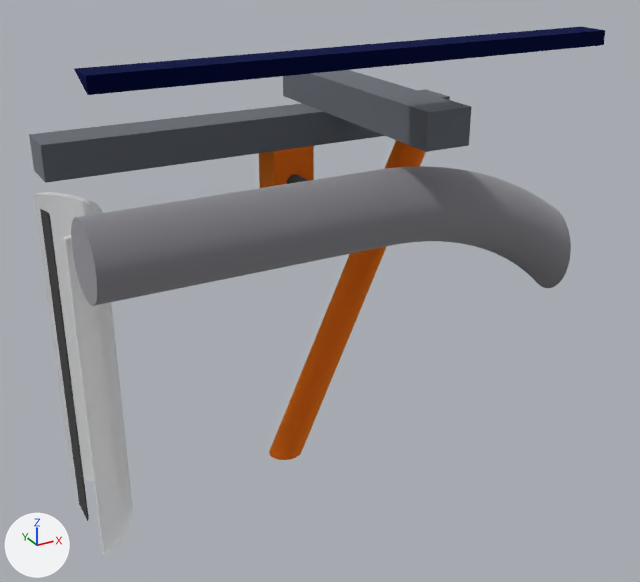
What one commit did to the glTF model cad/renders/track-supports-top.glb.
Before and after are seen from a camera (50 mm lens) standing at (-53.0, -358.0, 2001.0) and looking at (125.0, -34.0, 1839.0). Arrows for +X, +Y and +Z are at lower left; the lights stay in place. The older version comes first. Where no turn or scale is listed for an object, it has been applied to the vertices. Vertices at exactly the same position are counted once.

Objects in the first picture: 'growing_pipe', 'panel_rails_and_posts', 'solar_panel_30W', 'spine_tube', 'top_bar', 'top_hangers_from_crossbar', 'top_triangle_legs_16mm', 'track_loop' and 1 more.
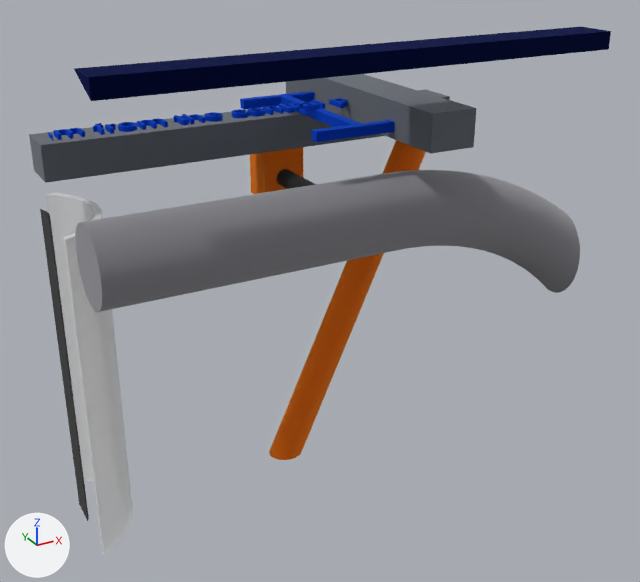
Location of each change, (x1, y1, x2, y2) in pixels of the pictures (640 x 582 px; the box of a moved part takes in the faces that stretch with it):
'track_loop', reshaped: before (71, 166, 571, 306); after (75, 170, 580, 312)
'panel_rails_and_posts', moved: before (283, 70, 471, 152); after (286, 74, 476, 154)
'track_offset_dimension', added (blue): after (48, 91, 395, 142)
'top_hangers_from_crossbar', moved: before (259, 146, 314, 188); after (250, 147, 304, 194)
part 2 of me_solar_panel_30w, moved or reshaped: before (84, 29, 605, 95); after (84, 29, 611, 101)

Diff of the bpy script that builds the scene:
```diff
--- a/cad/renders/track-supports-top.glb.py
+++ b/cad/renders/track-supports-top.glb.py
@@ mat_mat_9 @@
+mat_mat_9 = principled_material('mat_9')
+mat_mat_9.base_color = (0.01, 0.1, 0.692)  # blue #1959d9
+mat_mat_9.metallic = 1.0
+mat_mat_9.roughness = 1.0
@@ me_track_loop @@
 # used by ob_track_loop; location = (0.0, 0.0, 0.0)
-me_track_loop.from_pydata(...)  # 3660 vertices, 7316 faces; spans x 15.0..235.0, y -76.0..-44.0, z 1829.0..1900.0
+me_track_loop.from_pydata(...)  # 3660 vertices, 7316 faces; spans x 15.0..235.0, y -82.0..-50.0, z 1829.0..1900.0
+# me_track_loop part 1: 29 vertices moved within x 159.0..235.0, y -66.0..-60.0, z 1829.0..1898.0; 3498 vertices removed from x 15.0..235.0, y -76.0..-44.0, z 1829.0..1900.0; 3498 vertices added at x 15.0..235.0, y -82.0..-50.0, z 1829.0..1900.0
 me_track_loop.materials.append(mat_mat_2)
@@ me_solar_panel_30w @@
 # used by ob_solar_panel_30w; location = (0.0, 0.0, 0.0)
 # verts and faces of me_solar_panel_30w; kept vertices keep their numbers, new ones are numbered from 6
 # before: 0 (225.0, -90.0, 1948.0) at pixel (603, 45), 1 (225.0, -76.0, 1954.0) at pixel (581, 26), 2 (15.0, -76.0, 1954.0) at pixel (73, 68), 3 (15.0, -90.0, 1948.0) at pixel (87, 95), 4 (225.0, -90.0, 1954.0) at pixel (605, 30)
 # before: 5 (15.0, -90.0, 1954.0) at pixel (85, 75)
-me_solar_panel_30w.from_pydata(...)  # 6 vertices, 8 faces; spans x 15.0..225.0, y -90.0..-76.0, z 1948.0..1954.0
+me_solar_panel_30w.from_pydata(...)  # 6 vertices, 8 faces; spans x 15.0..225.0, y -93.0..-76.0, z 1947.0..1954.0
+# me_solar_panel_30w part 2
+delete_faces([(1, 2, 5), (1, 5, 4)])
+verts[0] = (225.0, -93.0, 1947.0)  # moved, pixel (608, 49)
+verts[3] = (15.0, -93.0, 1947.0)  # moved, pixel (90, 101)
+verts[4] = (225.0, -93.0, 1954.0)  # moved, pixel (611, 31)
+verts[5] = (15.0, -93.0, 1954.0)  # moved, pixel (88, 77)
+faces += [(2, 5, 4), (1, 2, 4)]
 me_solar_panel_30w.materials.append(mat_mat_5)
@@ me_panel_rails_and_posts @@
 # used by ob_panel_rails_and_posts; location = (0.0, 0.0, 0.0)
-me_panel_rails_and_posts.from_pydata(...)  # 8 vertices, 12 faces; spans x 140.0..160.0, y -90.0..30.0, z 1915.0..1930.0
+me_panel_rails_and_posts.from_pydata(...)  # 8 vertices, 12 faces; spans x 140.0..160.0, y -93.0..27.0, z 1915.0..1930.0
+# me_panel_rails_and_posts part 3: the whole mesh is moved by (0.0, -3.0, 0.0)
 me_panel_rails_and_posts.materials.append(mat_mat_4)
@@ me_top_hangers_from_crossbar @@
 # used by ob_top_hangers_from_crossbar; location = (0.0, 0.0, 0.0)
-me_top_hangers_from_crossbar.from_pydata(...)  # 8 vertices, 12 faces; spans x 115.0..135.0, y -10.0..6.0, z 1874.0..1900.0
+me_top_hangers_from_crossbar.from_pydata(...)  # 8 vertices, 12 faces; spans x 115.0..135.0, y 0.0..16.0, z 1874.0..1900.0
+# me_top_hangers_from_crossbar part 4: the whole mesh is moved by (0.0, 10.0, 0.0)
 me_top_hangers_from_crossbar.materials.append(mat_mat_3)
@@ me_track_offset_dimension @@
+me_track_offset_dimension.from_pydata(...)  # 12266 vertices, 24480 faces; spans x 15.0..158.7, y -68.0..2.0, z 1918.0..1924.0
+me_track_offset_dimension.materials.append(mat_mat_9)  # blue #1959d9
@@ ob_track_offset_dimension @@
+ob_track_offset_dimension = bpy.data.objects.new('track_offset_dimension', me_track_offset_dimension)
+ob_track_offset_dimension.location = (0.0, 0.0, 0.0)
```
